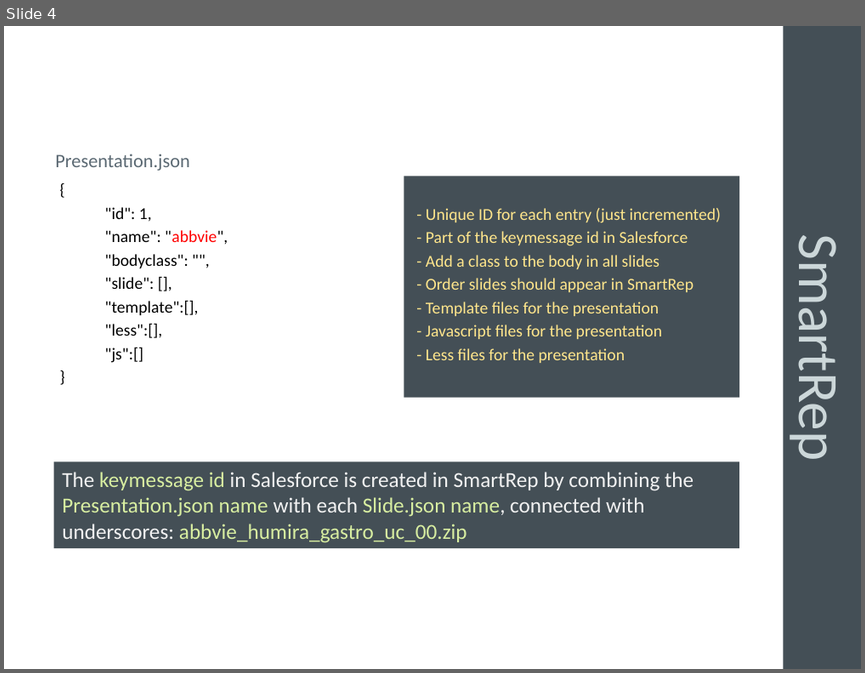
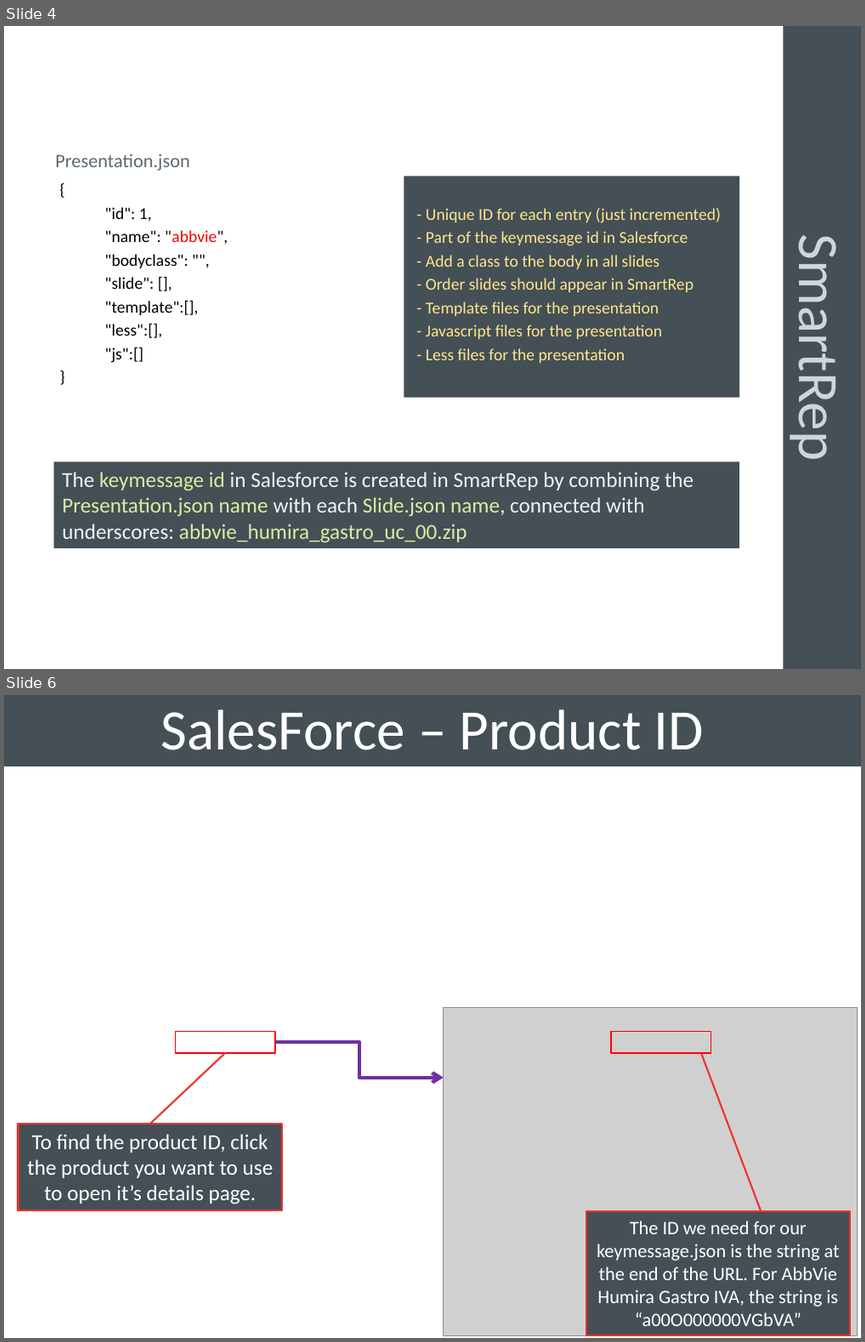
Before and after one commit to JAhaber/ISASetupPresentation, a slide deck: Setup Guide.pptx. Shown one above the other, each under a label of ours: slide 4 before the commit, slides 4 and 6 after it; the slides between them are not shown. The pictures are 865x673 and 865x1342 pixels, drawn with LibreOffice and Linux fonts; fonts in the diff are those of the drawing; grey boxes stand for pictures; background and template pictures are left out. Boxes give left, top, right and bottom in pixels: in the first picture for what was removed or moved away, otherwise in the second. Text is boxed around its words. In the diff, an @@ line names an element or a change of style, - is before the commit and + after.

Commit message:
Added Salesforce Products slides

```diff
--- a/Setup Guide.pptx
+++ b/Setup Guide.pptx
@@ slide 6 added at bbox=[4, 695, 861, 1338], background picture (left out) @@
@@ rectangle added at bbox=[4, 695, 861, 766], fill #444F56, 48 pt, text #FFFFFF @@
+SalesForce – Product ID
@@ picture added at bbox=[443, 1007, 857, 1335] @@
@@ rectangle added at bbox=[176, 1031, 276, 1052], outline #FF0000 1.25 pt @@
@@ elbow arrow added from (276, 1042) to (443, 1077), #7030A0 3 pt @@
@@ rectangle added at bbox=[611, 1031, 711, 1052], outline #FF0000 1.25 pt @@
@@ line added from (150, 1123) to (225, 1052), #F03030 1.5 pt @@
@@ line added from (760, 1212) to (702, 1054), #F03030 1.5 pt @@
@@ rectangle added at bbox=[18, 1123, 282, 1210], fill #444F56, outline #F03030 1.5 pt, 18 pt, text #FFFFFF @@
+To find the product ID, click the product you want to use to open it’s details page.
@@ rectangle added at bbox=[585, 1212, 850, 1336], fill #444F56, outline #F03030 1.5 pt, 16 pt, text #FFFFFF @@
+The ID we need for our keymessage.json is the string at the end of the URL. For AbbVie Humira Gastro IVA, the string is “a00O000000VGbVA”
```
Also in this commit, not shown: 1 slide changed, 2 other slides added, 4 other files.
